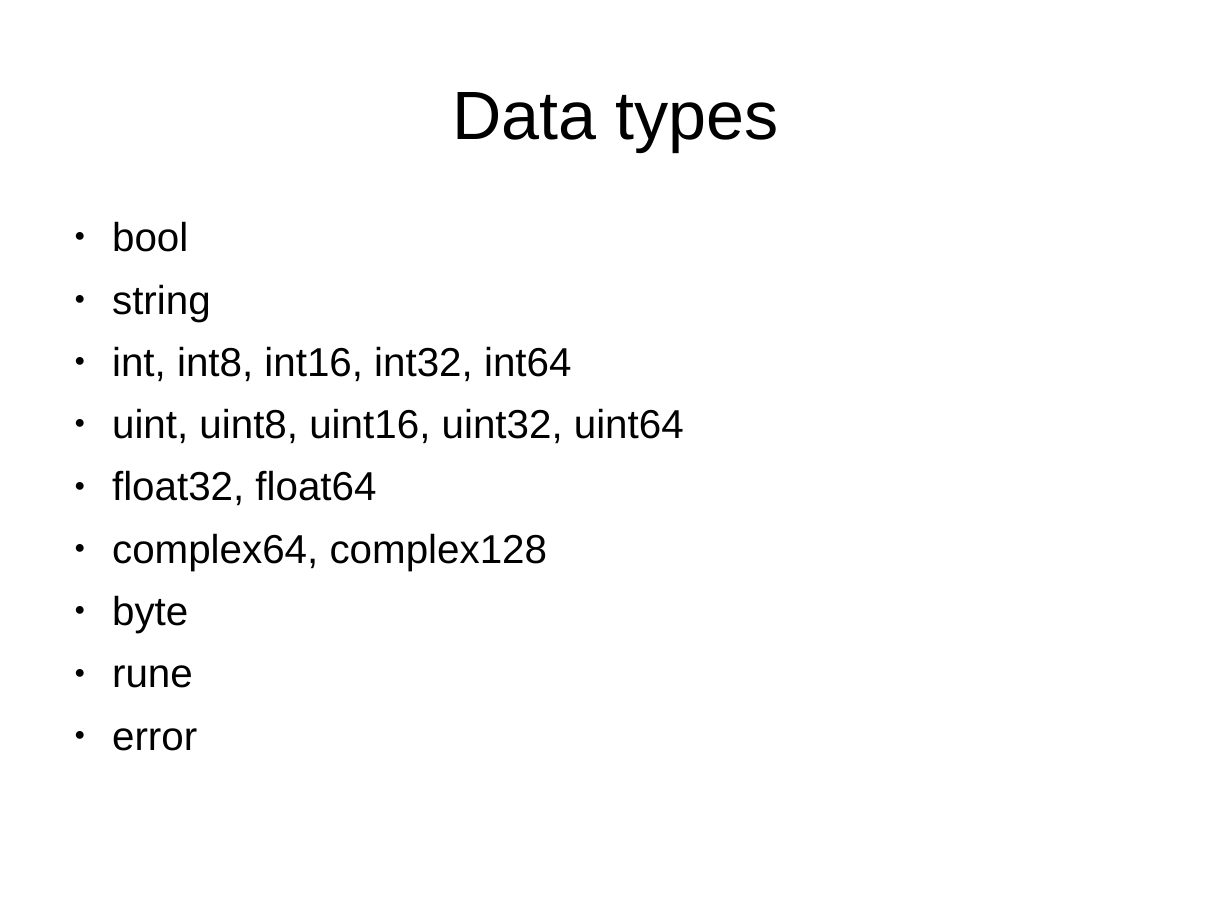
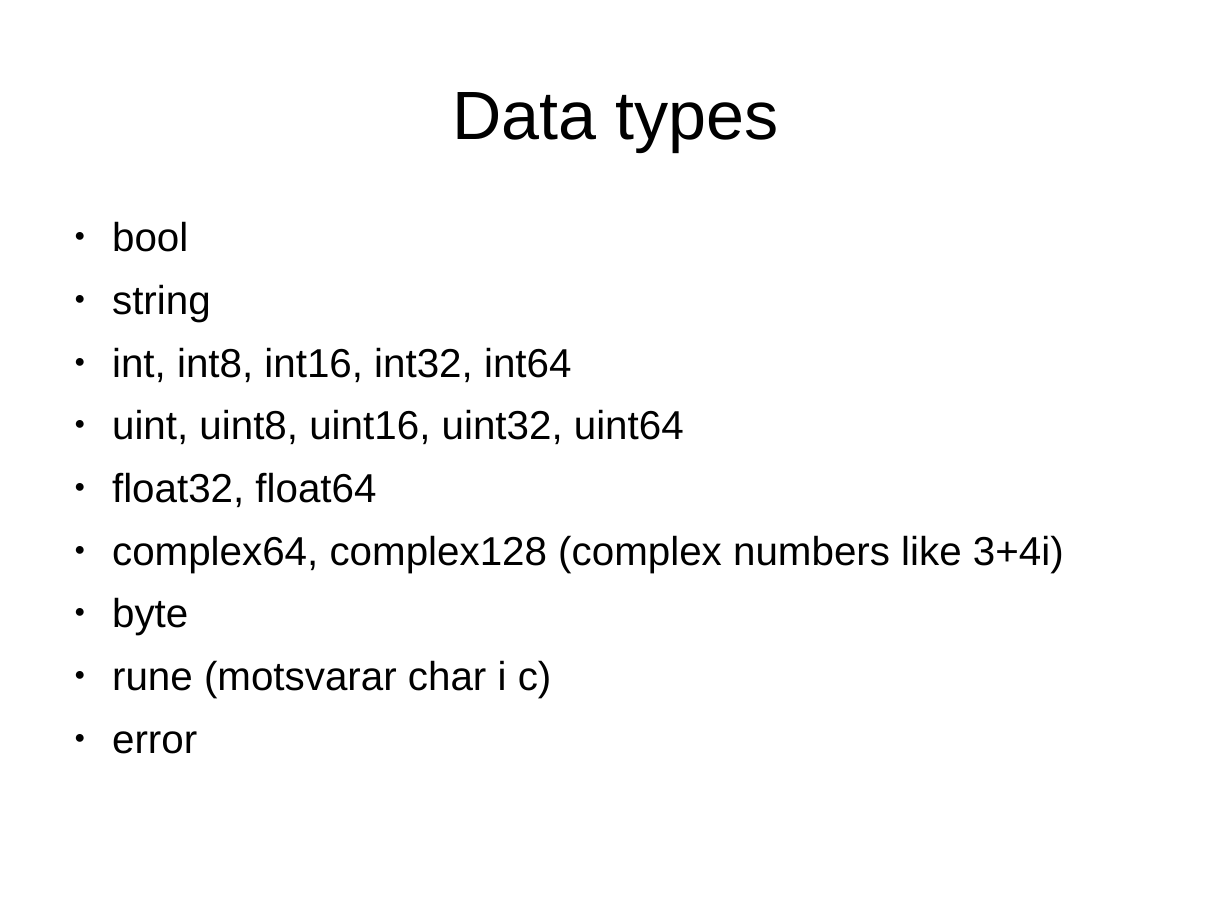
Before and after one commit to smicker/go_course, a slide deck: slide 27 of Golang genomgång.ppt. Drawn at 1232x924 pixels with LibreOffice and Linux fonts; fonts in the diff are those of the drawing; background and template pictures are left out. Boxes give left, top, right and bottom in pixels: in the first picture for what was removed or moved away, otherwise in the second. Text is boxed around its words. In the diff, an @@ line names an element or a change of style, - is before the commit and + after.

```diff
--- a/Golang genomgång.ppt
+++ b/Golang genomgång.ppt
@@ text at <box>112,535,1064,573</box>: text changed @@
-● complex64, complex128
+● complex64, complex128 (complex numbers like 3+4i)
@@ text at <box>112,660,552,698</box>: text changed @@
-● rune
+● rune (motsvarar char i c)
```
Also in this commit, not shown: 7 other slides changed, 1 slide added, 1 slide removed, 1 other file.
